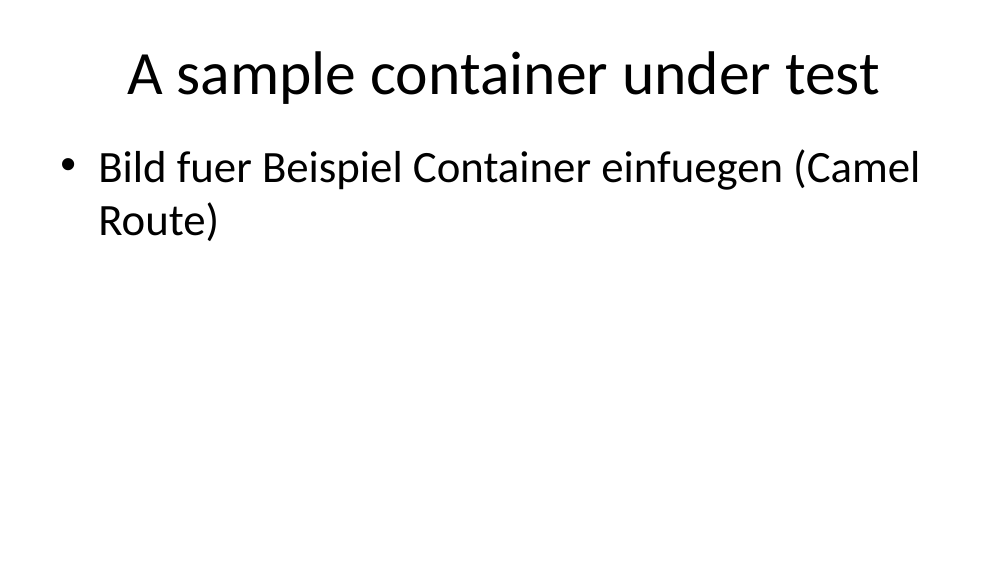
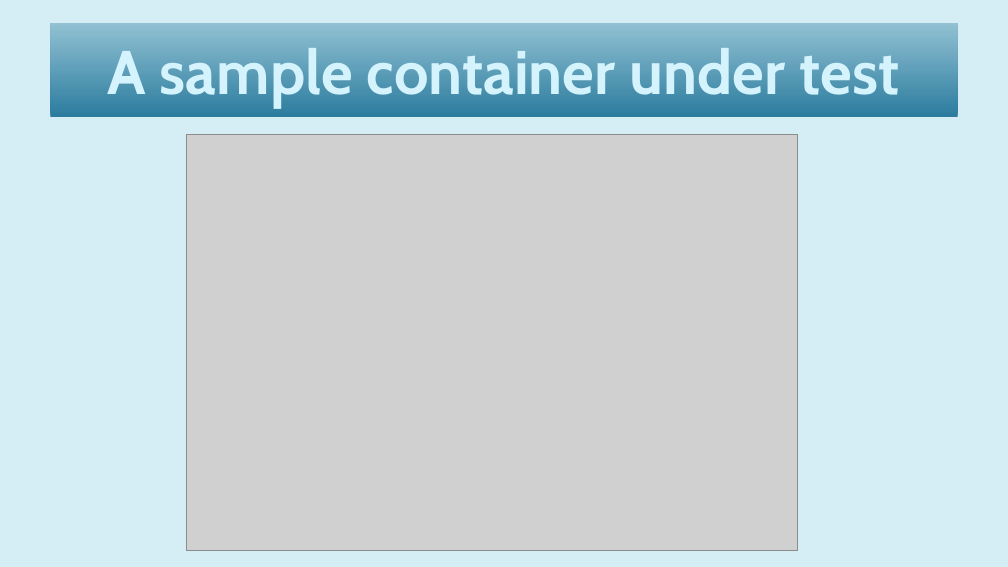
Before and after one commit to woq-blended/woq.github.io, a slide deck: slide 4 of media/IntegrationTesting.pptx (slide 5 before the commit). Drawn at 1008x567 pixels with LibreOffice and Linux fonts; fonts in the diff are those of the drawing; grey boxes stand for pictures. Boxes give left, top, right and bottom in pixels: in the first picture for what was removed or moved away, otherwise in the second. Text is boxed around its words. In the diff, an @@ line names an element or a change of style, - is before the commit and + after.

Commit message:
Working on Integration test presentation.

```diff
--- a/media/IntegrationTesting.pptx
+++ b/media/IntegrationTesting.pptx
@@ background #FFFFFF to #D5EDF4 @@
@@ title "A sample container under test": place and size @@
-title "A sample container under test" at [127, 51, 880, 104]
+title "A sample container under test" at [50, 23, 958, 118]
@@ title "A sample container under test" at [50, 23, 958, 118]: font Calibri to Cabin, text colour #000000 to #D5F4FD, letter outline none to #002144 1 pt, bold on; fill none to gradient #2C7C9F to #91C1D2 @@
@@ text removed at [98, 149, 920, 241] @@
-• Bild fuer Beispiel Container einfuegen (Camel Route)
@@ picture added at [186, 134, 797, 550] @@
```
Also in this commit, not shown: 24 other slides changed, 5 slides added, 3 slides removed, 3 other files.
